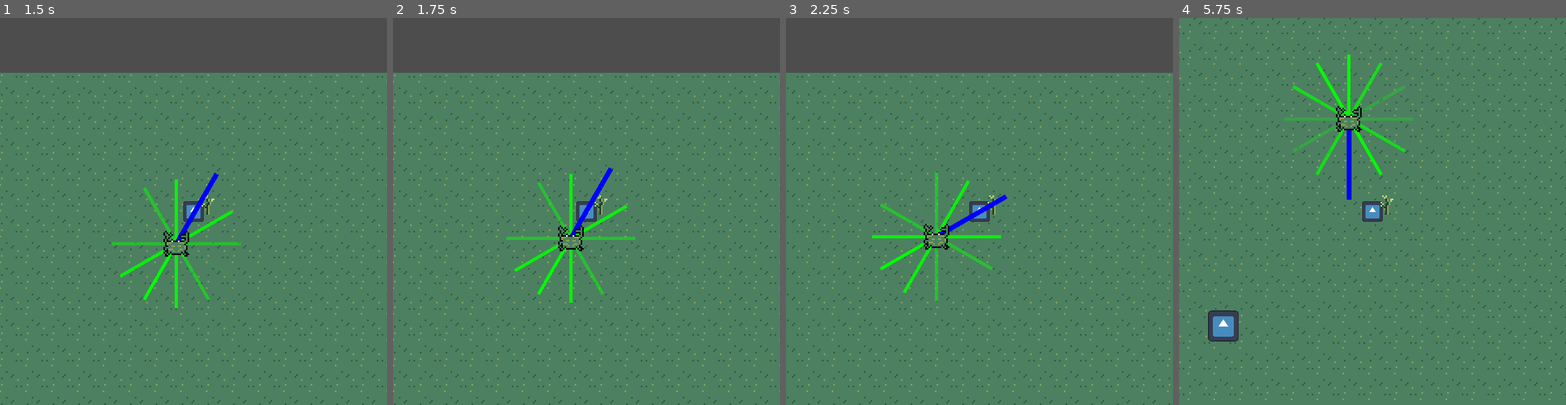
Above: before the commit, frames 1-4 (left to right).
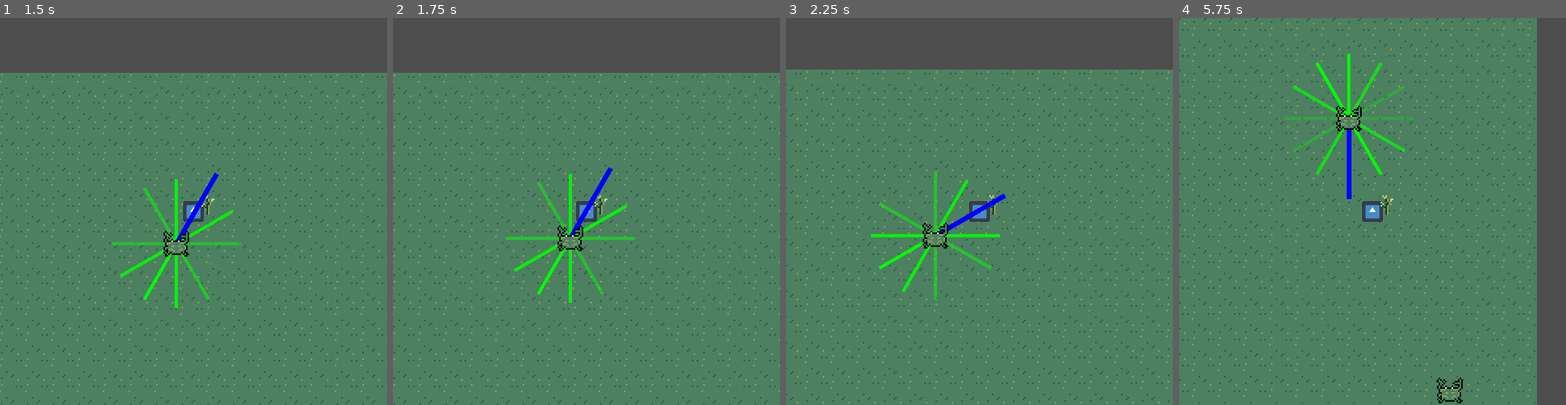
Above: after the commit, the same moments.

Repository: michaelwiest/godot-noah-game
Game: Godot game, scene res://scenes/main.tscn
Two runs of this game, one before a commit and one after it. Both use one fixed random seed, a clock stepped at 60 frames per second and the inputs below. The engine's default icon, where the game draws it, is replaced by a stand-in: a white triangle on a blue panel in a dark square.
Inputs (mouse positions are in pixels of both pictures, inside the frame that each line leads up to):
- Up to frame 1 (1.5 s): tap Enter (ui_accept) at 0.5, 0.77 s; move the mouse to (278, 192) at 0.52 s; hold Right (ui_right) 0.53-1.25 s; click (278, 192) at 0.67 s; drag from (116, 230) to (193, 211) at 1.27 s
- Up to frame 2 (1.75 s): no input
- Up to frame 3 (2.25 s): move the mouse to (1018, 126) at 2.02 s; hold Right (ui_right) from 2.03 s (still down)
- Up to frame 4 (5.75 s): release Right (ui_right) at 2.75 s; drag from (1353, 288) to (1271, 234) at 2.77 s; move the mouse to (1488, 269) at 3.52 s; hold Left (ui_left) 3.53-4.25 s; tap Enter (ui_accept) at 3.77, 5 s; drag from (1256, 153) to (1349, 219) at 4.27 s; move the mouse to (1391, 211) at 5.02 s; hold Down (ui_down) from 5.03 s (still down); click (1391, 211) at 5.17 s

Frame 1 is identical in both runs. In frame 2, 2.3% of the frame differs, in the area x 0-100%, y 14-100%; in frame 3, 7.7%; in frame 4, 15%, in the area x 0-100%, y 0-100%.

Commit message:
enemies avoid themselves in body detection

Diff:
--- a/game/scenes/enemies/crab/Crab.tscn
+++ b/game/scenes/enemies/crab/Crab.tscn
@@ -23,7 +23,7 @@
 radius = 110.073
 
 [node name="Crab" node_paths=PackedStringArray("stats", "effect_player") instance=ExtResource("1_xu68e")]
-collision_layer = 0
+collision_layer = 128
 collision_mask = 133
 stats = NodePath("stats")
 max_speed = 50.0
--- a/game/scenes/main.tscn
+++ b/game/scenes/main.tscn
@@ -7,6 +7,11 @@
 [ext_resource type="PackedScene" uid="uid://0q6qet3iwckw" path="res://scenes/weapons/stick/stick.tscn" id="4_0iofd"]
 [ext_resource type="Shader" path="res://shaders/blink_white.gdshader" id="4_s65n4"]
 [ext_resource type="PackedScene" uid="uid://dl27yhnnxxnq4" path="res://scenes/enemies/crab/Crab.tscn" id="6_npkop"]
+
+[sub_resource type="ShaderMaterial" id="ShaderMaterial_5p0nn"]
+resource_local_to_scene = true
+shader = ExtResource("4_s65n4")
+shader_parameter/show = false
 
 [sub_resource type="ShaderMaterial" id="ShaderMaterial_mfsmm"]
 resource_local_to_scene = true
@@ -35,6 +40,9 @@
 [node name="Urchin" parent="." instance=ExtResource("3_xemuj")]
 position = Vector2(-104, 92)
 
+[node name="Sprite2D" parent="Urchin" index="0"]
+material = SubResource("ShaderMaterial_5p0nn")
+
 [node name="Player" parent="." instance=ExtResource("1_jgtet")]
 position = Vector2(-89, -54)
 
@@ -54,11 +62,24 @@
 [node name="Sprite2D" parent="Crab" index="0"]
 material = SubResource("ShaderMaterial_8llaa")
 
+[node name="Crab2" parent="." instance=ExtResource("6_npkop")]
+position = Vector2(114, 134)
+
+[node name="Sprite2D" parent="Crab2" index="0"]
+material = SubResource("ShaderMaterial_8llaa")
+
 [connection signal="move_player" from="Player/stick" to="Player" method="_on_stick_move_player"]
 
+[editable path="Urchin"]
+[editable path="Urchin/TargetComputer"]
 [editable path="Player"]
 [editable path="Crab"]
 [editable path="Crab/hurtbox"]
 [editable path="Crab/TargetComputer"]
 [editable path="Crab/TargetComputer/AvoidDetector"]
 [editable path="Crab/TargetComputer/TargetDetector"]
+[editable path="Crab2"]
+[editable path="Crab2/hurtbox"]
+[editable path="Crab2/TargetComputer"]
+[editable path="Crab2/TargetComputer/AvoidDetector"]
+[editable path="Crab2/TargetComputer/TargetDetector"]
--- a/game/scripts/core/boxes/TargetDetector.gd
+++ b/game/scripts/core/boxes/TargetDetector.gd
@@ -4,6 +4,7 @@
 var target_inside: bool = false
 @onready var timer = $Timer
 @export var is_attractor: bool = true
+@export var ignored_body: CharacterBody2D
 
 # Called when the node enters the scene tree for the first time.
 func _ready():
@@ -23,8 +24,10 @@
 
 func _on_body_entered(body):
 	print(body)
-	target = body
-	target_inside = true
+
+	if ignored_body != null and body != ignored_body:
+		target = body
+		target_inside = true
 
 
 
--- a/game/scripts/core/entity.gd
+++ b/game/scripts/core/entity.gd
@@ -13,6 +13,7 @@
 
 # Called when the node enters the scene tree for the first time.
 func _ready():
+	print("showing shader")
 	sprite.material.set_shader_parameter("show", true)
 
 
--- a/game/scripts/enemies/Enemy.gd
+++ b/game/scripts/enemies/Enemy.gd
@@ -4,6 +4,12 @@
 @onready var target_computer: Node2D = $TargetComputer
 @onready var target_position: Vector2 = global_position
 @onready var target_direction: Vector2 = Vector2.ZERO
+
+func _ready():
+	# Annoyingly i have to set this here too. womp womp.
+	target_computer.set_ignored_body(self)
+	sprite.material.set_shader_parameter("show", true)
+	print("Setting ignore for: ", self)
 
 func at_destination(delta):
 	return global_position.distance_to(target_position) <= 2 # (max_speed * delta) / 100
@@ -23,5 +29,5 @@
 										acceleration * delta)
 	else:
 		pass
-		print("at destination")
+#		print("at destination")
 	move_and_slide()
--- a/game/scripts/enemies/TargetComputer.gd
+++ b/game/scripts/enemies/TargetComputer.gd
@@ -33,6 +33,11 @@
 	avoid_scores = range(0, n_candidates).map(func(_foo): return 0.0)
 func zero_target_weights():
 	target_scores = range(0, n_candidates).map(func(_foo): return 0.0)
+
+
+func set_ignored_body(body: CharacterBody2D):
+	target_detector.ignored_body = body
+	avoid_detector.ignored_body = body
 
 
 func _ready():
Not shown: 1 places in game/scenes/main.tscn that only renumber resources
